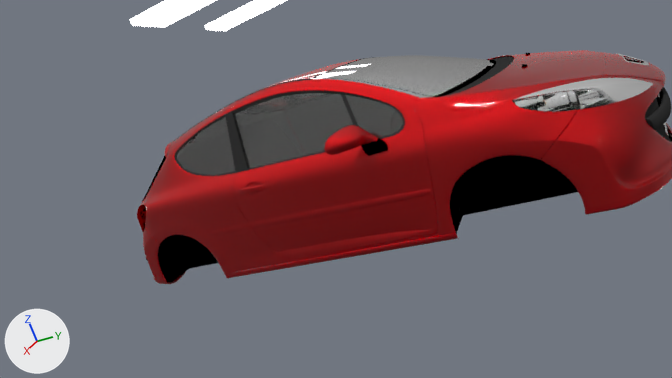
What one commit did to the Blender file blender/assets/p207e_cycles.blend.
One viewpoint serves both versions: the file's camera 'Camera.002'. Arrows for +X, +Y and +Z are at lower left; the lights stay in place.

The first picture shows 'Mesh.001', 'Mesh.015', 'bottom', 'chassis', 'front_bumper', 'front_light_mirror', 'lamps', 'mirrors', 'window_d', 'window_front', 'windows', 'windows_back'.
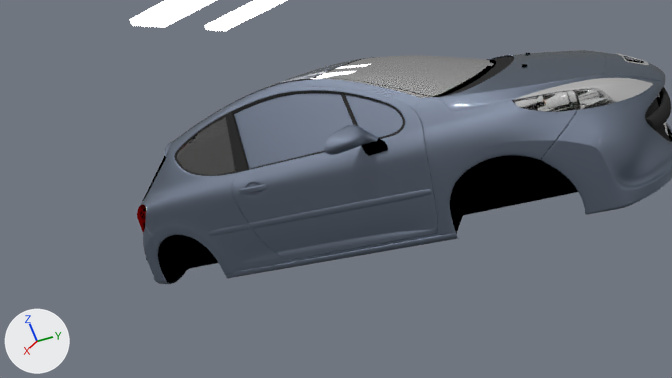
Commit message: metallic blueish color

What differs and where, as boxes [x1, y1, x2, y2] in the pictures (672 x 378 px):
'chassis', recoloured (red to blue): [140, 50, 672, 284] in both
'windows', recoloured (grey to blue): [234, 93, 403, 169] in both
'mirrors', recoloured (red to blue): [324, 125, 388, 156] in both
'Mesh.001', recoloured: [165, 141, 173, 158] in both

Edits to the bpy script that builds the scene:
```text
Change mat_carpaint:
    remove # nodes: BsdfAnisotropic x3, BsdfDiffuse, Fresnel x2, MixShader x3, OutputMaterial
    remove # colours: red #ba0008, red #e70000
    nodes: BsdfAnisotropic x2, BsdfDiffuse, Fresnel, MixShader x2, OutputMaterial
    colours: blue #b8c5df, white #f2f2f2, black #18262a
Change me_mesh_016:
    where me_mesh_016.from_pydata(...)  # 19 vertices, 10 faces, 1 loose edge; spans x 0.68..0.94, y -1.42..0.12, z 0.86..1.4
    remove me_mesh_016.materials.append(mat_glass)
    add me_mesh_016.materials.append(mat_carpaint)
```
